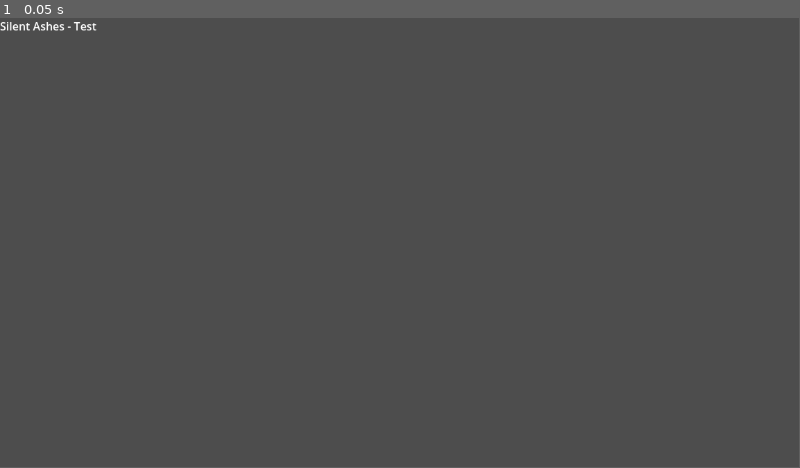
Above: before the commit, frame 1.
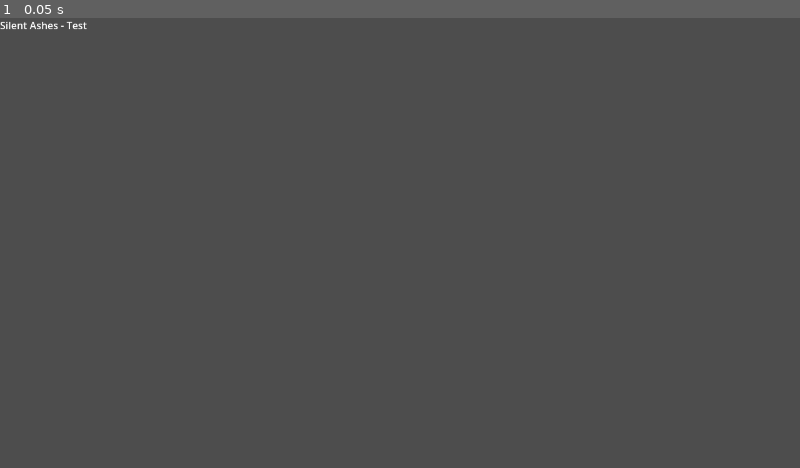
Above: after the commit, the same moment.

Repository: callum-mayhook/silent_ashes
Game: Godot game, scene res://main.tscn
Two runs of this game, one before a commit and one after it. Both use one fixed random seed, a clock stepped at 60 frames per second and the inputs below. Before the commit the project has no main scene; this scene is started directly in both runs.
Inputs:
- Up to frame 1 (0.05 s): no input
In our replay, the window is 799x449 before the commit and 800x450 after it. These sizes can differ from the game's own. Grey fills any space a smaller window leaves; there, only what the larger window draws over its background counts as a difference.

The runs differ from the first frame. In frame 1, 0.2% of the frame differs, in the area x 0-13%, y 0-3%.

Commit message:
Prototype 0 complete - working suspect board with connections!

Diff:
--- /dev/null
+++ b/CharacterCard.tscn
@@ -0,0 +1,52 @@
+[gd_scene load_steps=3 format=3 uid="uid://s3mdvgkl8lk1"]
+
+[ext_resource type="Script" uid="uid://0he3xvfbisiv" path="res://character_card.gd" id="1_hgbyv"]
+
+[sub_resource type="StyleBoxFlat" id="StyleBoxFlat_veqfm"]
+bg_color = Color(0.214344, 0.314013, 0.292924, 1)
+border_width_left = 2
+border_width_top = 2
+border_width_right = 2
+border_width_bottom = 2
+border_color = Color(1, 1, 1, 1)
+corner_radius_top_left = 8
+corner_radius_top_right = 8
+corner_radius_bottom_right = 8
+corner_radius_bottom_left = 8
+
+[node name="CharacterCard" type="Control"]
+layout_mode = 3
+anchors_preset = 15
+anchor_right = 1.0
+anchor_bottom = 1.0
+offset_right = -1130.0
+offset_bottom = -520.0
+grow_horizontal = 2
+grow_vertical = 2
+script = ExtResource("1_hgbyv")
+
+[node name="Background" type="Panel" parent="."]
+layout_mode = 1
+anchors_preset = -1
+anchor_right = 1.0
+anchor_bottom = 1.0
+theme_override_styles/panel = SubResource("StyleBoxFlat_veqfm")
+
+[node name="CharacterName" type="Label" parent="."]
+custom_minimum_size = Vector2(0, 10)
+layout_mode = 1
+anchors_preset = 10
+anchor_right = 1.0
+offset_bottom = 23.0
+grow_horizontal = 2
+theme_override_colors/font_color = Color(0.969137, 0.969137, 0.969137, 1)
+theme_override_font_sizes/font_size = 16
+text = "Character"
+
+[node name="Portrait" type="TextureRect" parent="."]
+layout_mode = 0
+offset_left = 25.0
+offset_top = 40.0
+offset_right = 125.0
+offset_bottom = 140.0
+stretch_mode = 5
--- /dev/null
+++ b/VisualConnection.gd
@@ -0,0 +1,36 @@
+extends ColorRect
+
+var start_card = null
+var end_card = null
+
+func setup(from_card, to_card, connection_color = Color.RED):
+	start_card = from_card
+	end_card = to_card
+	color = connection_color
+	mouse_filter = Control.MOUSE_FILTER_IGNORE  # Don't block mouse clicks
+	z_index = -1  # Behind cards
+	update_line()
+
+func update_line():
+	if !start_card or !end_card:
+		return
+
+	var start_pos = start_card.global_position + start_card.size / 2
+	var end_pos = end_card.global_position + end_card.size / 2
+
+	# Calculate distance and angle
+	var distance = start_pos.distance_to(end_pos)
+	var direction = (end_pos - start_pos).normalized()
+	var angle = start_pos.angle_to_point(end_pos)
+
+	# Set line properties
+	size = Vector2(distance, 5)  # 5 pixels thick
+	global_position = start_pos
+	rotation = angle
+
+	# Offset to center the line on the start point
+	position.y -= size.y / 2
+
+func _process(_delta):
+	if start_card and end_card:
+		update_line()
--- /dev/null
+++ b/background.gd
@@ -0,0 +1,6 @@
+extends ColorRect
+
+func _ready():
+	print("Background size: ", size)
+	print("Background position: ", position)
+	print("Parent size: ", get_parent().get_viewport_rect().size)
--- /dev/null
+++ b/board.gd
@@ -0,0 +1,88 @@
+extends Control
+
+const CharacterCard = preload("res://CharacterCard.tscn")
+
+var cards = []
+var connections = []
+var selected_card = null
+
+func _ready():
+	# Make board fill screen
+	anchor_right = 1.0
+	anchor_bottom = 1.0
+
+	# Create cards
+	create_character_card("Elias Varn", Vector2(100, 100))
+	create_character_card("Carina Bel", Vector2(300, 100))
+	create_character_card("Miro Janek", Vector2(500, 100))
+	create_character_card("Lida Kos", Vector2(100, 350))
+	create_character_card("Erol Fen", Vector2(300, 350))
+
+func create_character_card(character_name: String, pos: Vector2):
+	var card = CharacterCard.instantiate()
+	add_child(card)
+	card.position = pos
+	card.set_character(character_name, cards.size())
+	card.card_clicked.connect(_on_card_clicked)
+	card.card_released.connect(_on_card_released)
+	cards.append(card)
+
+func _on_card_clicked(card):
+	if selected_card and selected_card != card:
+		create_connection(selected_card, card)
+		selected_card = null
+	else:
+		selected_card = card
+		print("Selected: ", card.character_name)
+
+func _on_card_released(card):
+	pass
+
+func create_connection(from_card, to_card):
+	# Check if already connected
+	for conn in connections:
+		if (conn.from == from_card and conn.to == to_card) or \
+		   (conn.from == to_card and conn.to == from_card):
+			return
+
+	# Create a thin ColorRect to act as a line
+	var line = ColorRect.new()
+	line.color = Color.RED
+	line.mouse_filter = Control.MOUSE_FILTER_IGNORE
+	add_child(line)
+	move_child(line, 1)  # Put above background but below cards
+
+	# Position the line
+	_update_line_position(line, from_card, to_card)
+
+	# Store the connection
+	connections.append({
+		"from": from_card,
+		"to": to_card,
+		"line": line
+	})
+
+	print("Created line between ", from_card.character_name, " and ", to_card.character_name)
+
+func _update_line_position(line: ColorRect, from_card, to_card):
+	var start = from_card.position + from_card.size / 2
+	var end = to_card.position + to_card.size / 2
+
+	# Calculate line properties
+	var distance = start.distance_to(end)
+	var angle = start.angle_to_point(end)
+
+	# Set line transform
+	line.position = start
+	line.size = Vector2(distance, 5)  # 5 pixels thick
+	line.rotation = angle
+
+	# Adjust position to center the line on its thickness
+	var offset = Vector2(0, -2.5).rotated(angle)
+	line.position += offset
+
+func _process(_delta):
+	# Update all line positions when cards move
+	for conn in connections:
+		if is_instance_valid(conn.from) and is_instance_valid(conn.to):
+			_update_line_position(conn.line, conn.from, conn.to)
--- /dev/null
+++ b/board.tscn
@@ -0,0 +1,17 @@
+[gd_scene load_steps=2 format=3 uid="uid://bn2dogmuljg8i"]
+
+[ext_resource type="Script" uid="uid://c6uvqqhvxwrtc" path="res://board.gd" id="1_psm7c"]
+
+[node name="Board" type="Control"]
+layout_mode = 3
+anchors_preset = 0
+script = ExtResource("1_psm7c")
+
+[node name="ColorRect" type="ColorRect" parent="."]
+layout_mode = 1
+anchors_preset = 15
+anchor_right = 1.0
+anchor_bottom = 1.0
+grow_horizontal = 2
+grow_vertical = 2
+color = Color(0.168627, 0.168627, 0.168627, 1)
--- /dev/null
+++ b/character_card.gd
@@ -0,0 +1,53 @@
+extends Control
+
+var is_dragging = false
+var drag_offset = Vector2()
+
+# Character data
+var character_name = "Unknown"
+var character_id = 0
+
+signal card_clicked(card)
+signal card_released(card)
+
+func _ready():
+	mouse_filter = Control.MOUSE_FILTER_PASS
+	gui_input.connect(_on_gui_input)
+	custom_minimum_size = Vector2(150, 200)  # Ensure minimum size
+	size = Vector2(150, 200)  # Set actual size
+
+func _draw():
+	# Draw our own background if Panel isn't working
+	var rect = Rect2(Vector2.ZERO, size)
+
+	# Background
+	draw_rect(rect, Color("#4a4a4a"))
+
+	# Border
+	draw_rect(rect, Color.WHITE, false, 2.0)
+
+func _on_gui_input(event):
+	if event is InputEventMouseButton:
+		if event.button_index == MOUSE_BUTTON_LEFT:
+			if event.pressed:
+				is_dragging = true
+				drag_offset = global_position - event.global_position
+				emit_signal("card_clicked", self)
+				# Move to front
+				get_parent().move_child(self, -1)
+			else:
+				is_dragging = false
+				emit_signal("card_released", self)
+		elif event.button_index == MOUSE_BUTTON_RIGHT and event.pressed:
+			_show_context_menu()
+
+	elif event is InputEventMouseMotion and is_dragging:
+		global_position = event.global_position + drag_offset
+
+func set_character(name: String, id: int):
+	character_name = name
+	character_id = id
+	$CharacterName.text = name
+
+func _show_context_menu():
+	print("Right clicked on: ", character_name)
--- /dev/null
+++ b/connectionLine.tscn
@@ -0,0 +1,6 @@
+[gd_scene load_steps=2 format=3 uid="uid://74at8fk3n2sx"]
+
+[ext_resource type="Script" uid="uid://3ag2e2px7mmh" path="res://connection_line.gd" id="1_d2ce3"]
+
+[node name="ConnectionLine" type="Node2D"]
+script = ExtResource("1_d2ce3")
--- /dev/null
+++ b/connection_line.gd
@@ -0,0 +1,50 @@
+extends Node2D
+
+var start_card = null
+var end_card = null
+var line_color = Color.RED
+var line_width = 5.0
+
+enum ConnectionType {
+	CONTRADICTION,  # Red
+	ALLIANCE,      # Blue
+	MOTIVE        # Yellow
+}
+
+func _ready():
+	set_process(true)
+	z_index = -1  # Behind everything
+
+func setup(from_card, to_card, type: int = 0):
+	start_card = from_card
+	end_card = to_card
+
+	match type:
+		0: # CONTRADICTION
+			line_color = Color.RED
+		1: # ALLIANCE
+			line_color = Color.BLUE
+		2: # MOTIVE
+			line_color = Color.YELLOW
+
+	queue_redraw()  # Force a redraw
+
+func _draw():
+	if start_card and end_card:
+		var start_pos = start_card.global_position + start_card.size / 2
+		var end_pos = end_card.global_position + end_card.size / 2
+
+		# Convert to local coordinates
+		var local_start = to_local(start_pos)
+		var local_end = to_local(end_pos)
+
+		# Draw the line
+		draw_line(local_start, local_end, line_color, line_width)
+
+		# Optional: Draw small circles at endpoints for visual confirmation
+		draw_circle(local_start, 8, line_color)
+		draw_circle(local_end, 8, line_color)
+
+func _process(_delta):
+	if start_card and end_card:
+		queue_redraw()  # Continuously update the line position
--- /dev/null
+++ b/connection_line.tscn
@@ -0,0 +1,13 @@
+[gd_scene load_steps=2 format=3 uid="uid://bf82x0rieoirb"]
+
+[ext_resource type="Script" uid="uid://3ag2e2px7mmh" path="res://connection_line.gd" id="1_d2ce3"]
+
+[node name="ConnectionLine" type="Node2D"]
+script = ExtResource("1_d2ce3")
+
+[node name="Line2D" type="Line2D" parent="."]
+width = 3.0
+default_color = Color(1, 0, 0, 1)
+joint_mode = 2
+begin_cap_mode = 2
+end_cap_mode = 2
--- a/project.godot
+++ b/project.godot
@@ -11,5 +11,12 @@
 [application]
 
 config/name="Silent_Ashes"
+run/main_scene="uid://bn2dogmuljg8i"
 config/features=PackedStringArray("4.4", "Forward Plus")
 config/icon="res://icon.svg"
+
+[display]
+
+window/size/viewport_width=1280
+window/size/viewport_height=720
+window/stretch/mode="viewport"
Not shown, added: VisualConnection.gd.uid
Not shown, added: background.gd.uid
Not shown, added: board.gd.uid
Empty file added: board_ui.gd
Not shown, added: board_ui.gd.uid
Not shown, added: character_card.gd.uid
Not shown, added: connection_line.gd.uid
